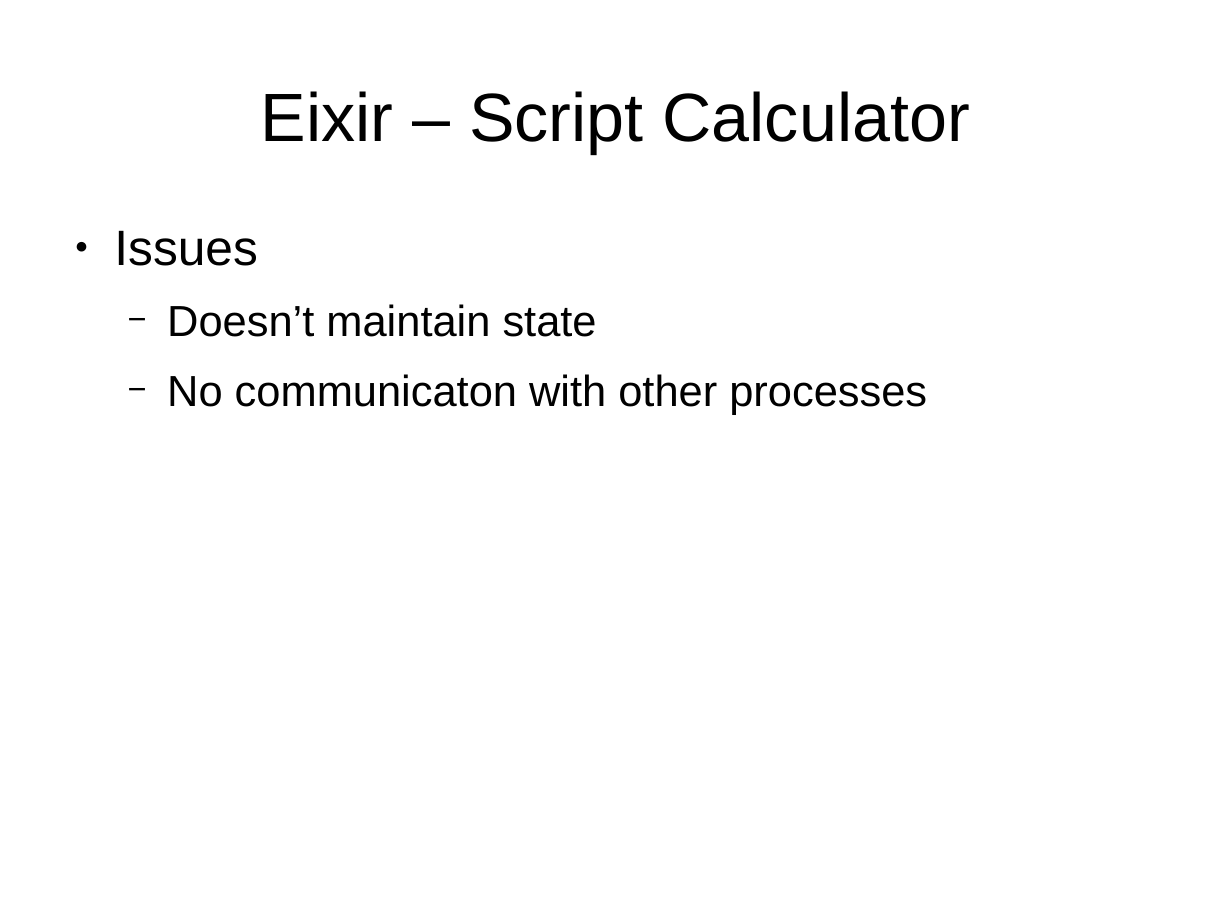
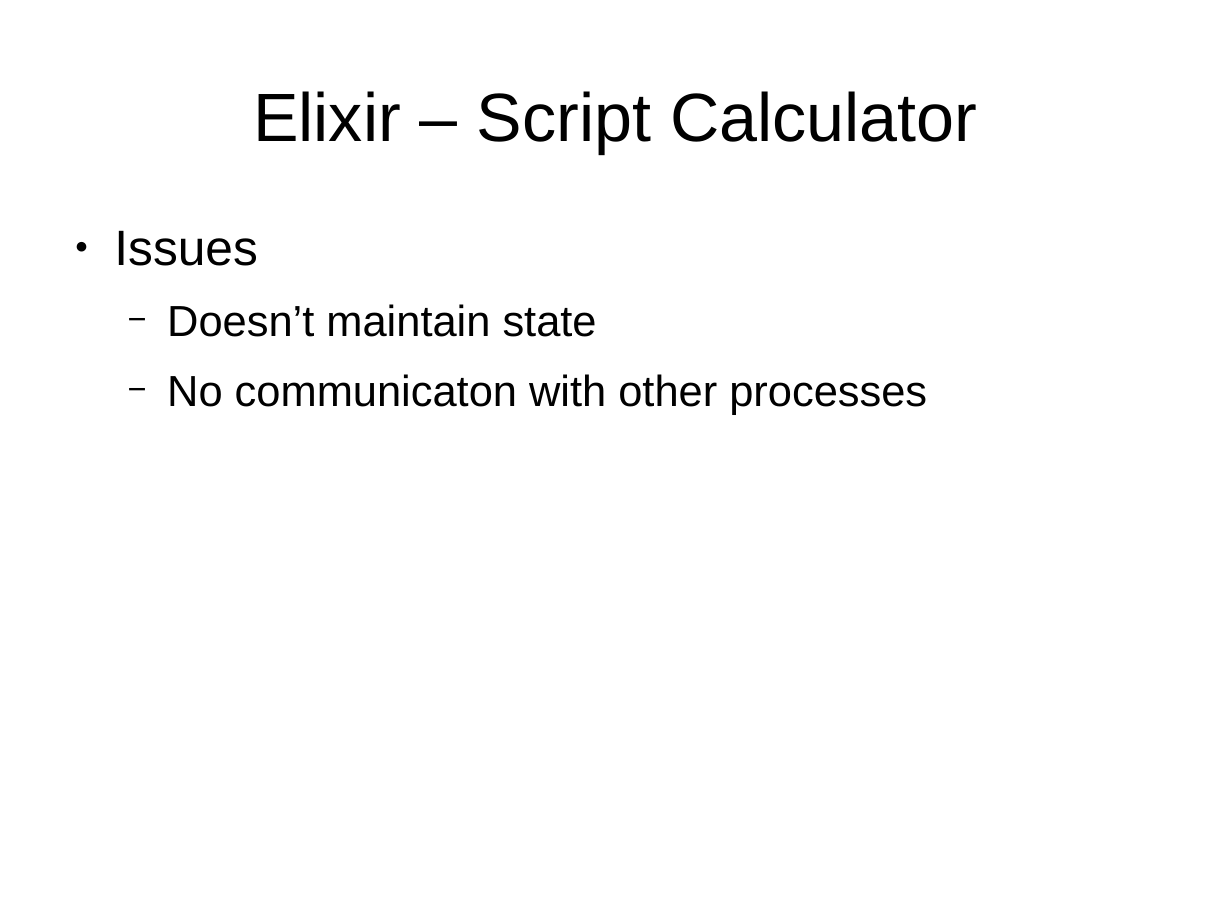
Before and after one commit to ramortegui/talks, a slide deck: slide 18 of elixir-otp-basics.odp. Drawn at 1232x924 pixels with LibreOffice and Linux fonts; fonts in the diff are those of the drawing. Boxes give left, top, right and bottom in pixels: in the first picture for what was removed or moved away, otherwise in the second. Text is boxed around its words. In the diff, an @@ line names an element or a change of style, - is before the commit and + after.

Commit message:
Fix typo on title.

```diff
--- a/elixir-otp-basics.odp
+++ b/elixir-otp-basics.odp
@@ title at bbox=[253, 91, 977, 153]: text changed @@
-Eixir – Script Calculator
+Elixir – Script Calculator
```
Also in this commit, not shown: 22 other slides changed.
